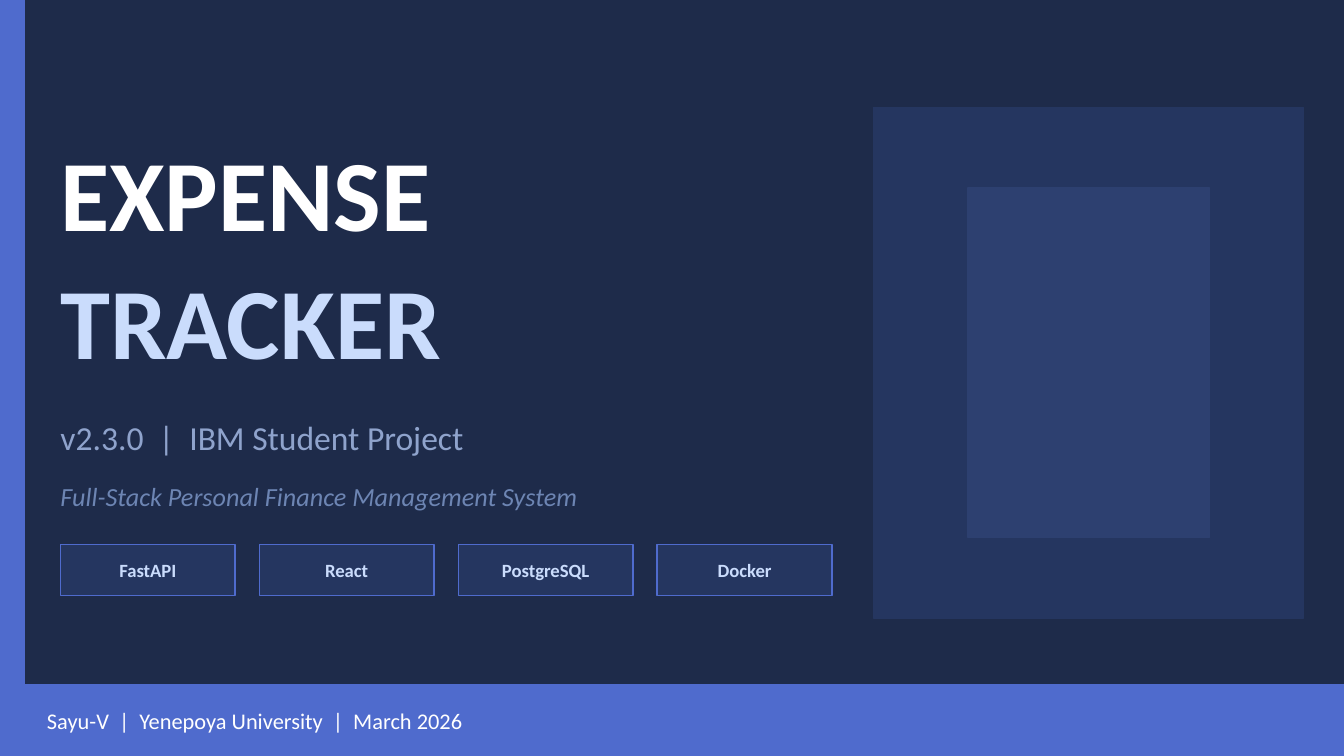
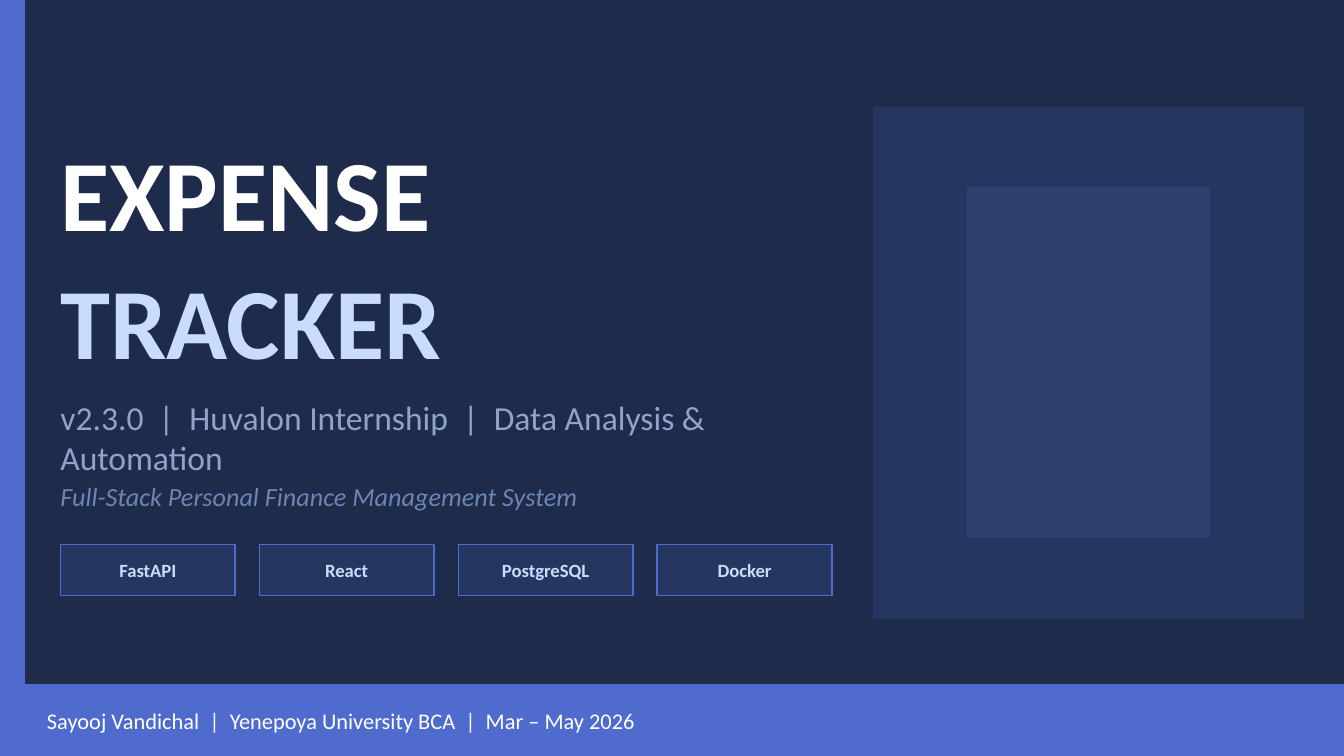
Before and after one commit to Sayu-V/expense-tracker, a slide deck: slide 1 of docs/13_Presentation.pptx. Drawn at 1344x756 pixels with LibreOffice and Linux fonts; fonts in the diff are those of the drawing. Boxes give left, top, right and bottom in pixels: in the first picture for what was removed or moved away, otherwise in the second. Text is boxed around its words. In the diff, an @@ line names an element or a change of style, - is before the commit and + after.

```diff
--- a/docs/13_Presentation.pptx
+++ b/docs/13_Presentation.pptx
@@ text at [60, 406, 675, 470]: text changed @@
-v2.3.0 | IBM Student Project
+v2.3.0 | Huvalon Internship | Data Analysis & Automation
@@ text at [47, 713, 634, 733]: text changed @@
-Sayu-V | Yenepoya University | March 2026
+Sayooj Vandichal | Yenepoya University BCA | Mar – May 2026
```
Also in this commit, not shown: 1 other slide changed, 1 other file.
